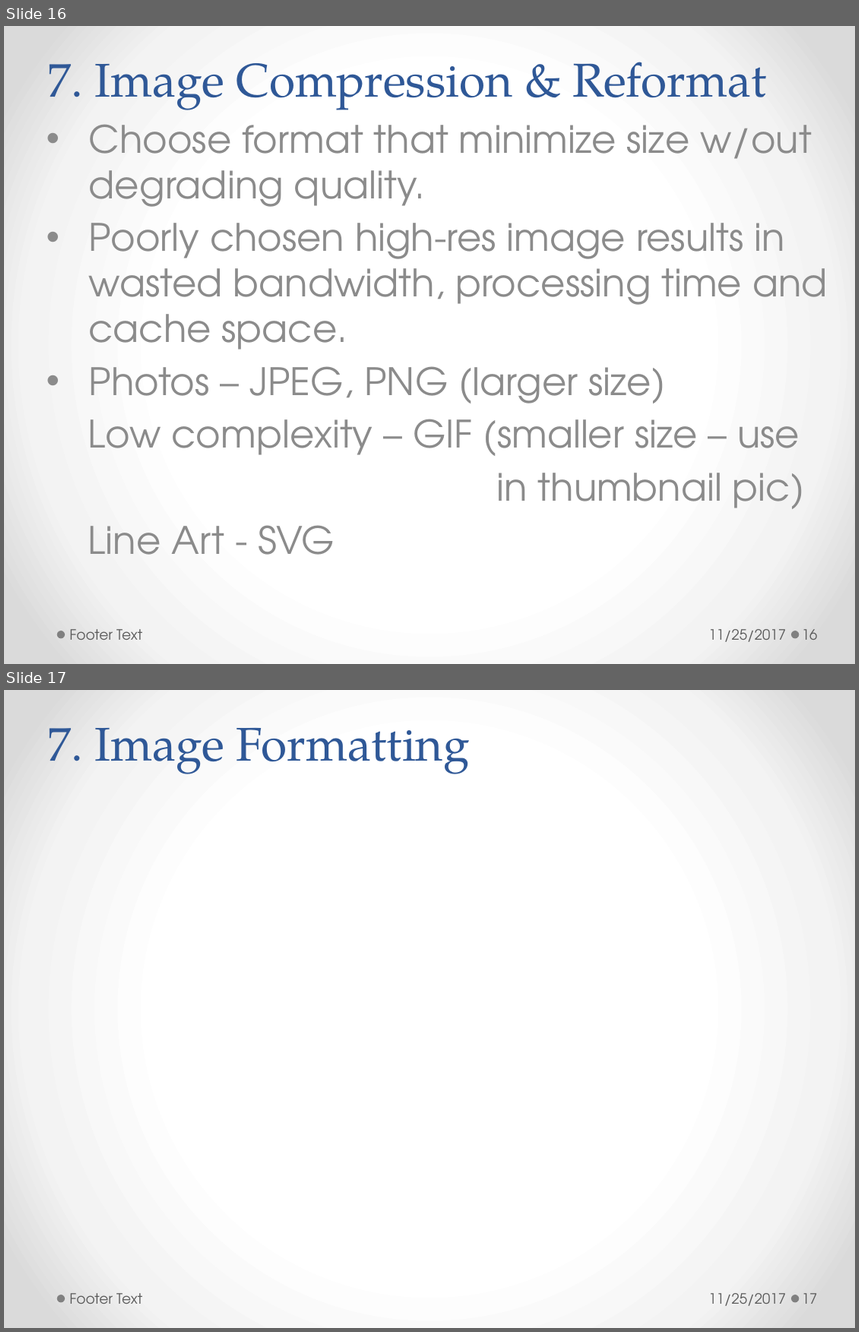
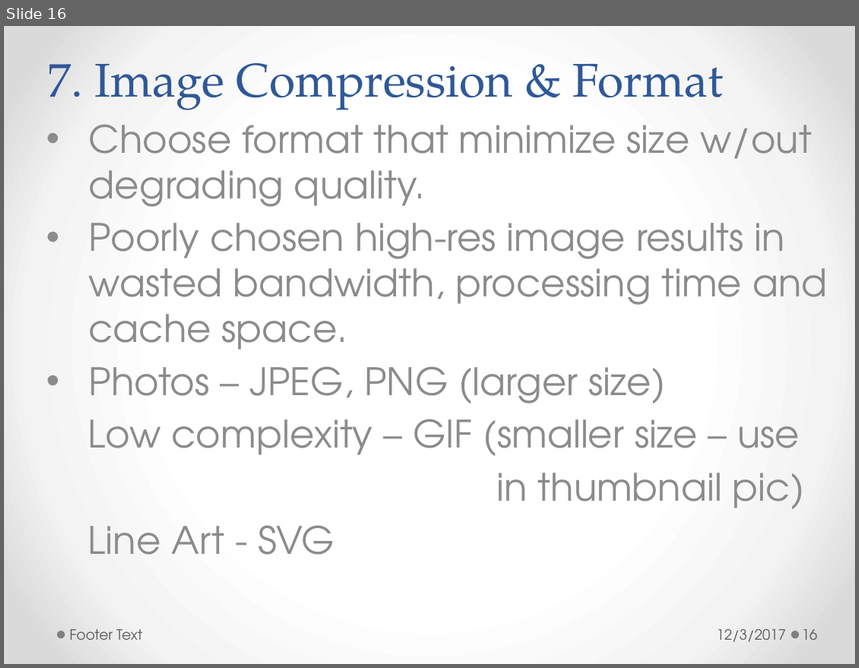
Before and after one commit to h-t-tran/brown, a slide deck: web-pg-performance/webpgperformance.pptx. Shown one above the other, each under a label of ours: slides 16 and 17 before the commit, slide 16 after it. The pictures are 859x1332 and 859x668 pixels, drawn with LibreOffice and Linux fonts; fonts in the diff are those of the drawing. Boxes give left, top, right and bottom in pixels: in the first picture for what was removed or moved away, otherwise in the second. Text is boxed around its words. In the diff, an @@ line names an element or a change of style, - is before the commit and + after.

```diff
--- a/web-pg-performance/webpgperformance.pptx
+++ b/web-pg-performance/webpgperformance.pptx
@@ slide 17 removed at bbox=[4, 690, 855, 1328], background gradient #FFFFFF to #F4F4F4 to #DADADA; not listed: 2 template elements that a slide beside it also shows @@
@@ title removed at bbox=[48, 728, 469, 774] @@
-7. Image Formatting
@@ text removed at bbox=[69, 1293, 142, 1304] @@
-Footer Text
@@ text removed at bbox=[709, 1293, 786, 1306] @@
-11/25/2017
@@ page number removed at bbox=[802, 1293, 818, 1304] @@
-17
@@ slide 16 changed as well @@
@@ title at bbox=[48, 63, 724, 110]: text changed @@
-7. Image Compression & Reformat
+7. Image Compression & Format
@@ text at bbox=[717, 629, 786, 642]: text changed @@
-11/25/2017
+12/3/2017
```
Also in this commit, not shown: 18 other slides changed, 2 slides added, 1 other slide removed, 21 other files.
